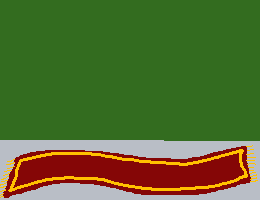
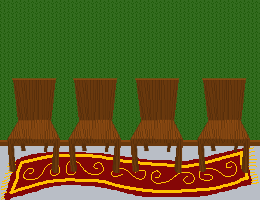
Layered file, before and after one edit (260x200). Changes by layer:
added layer "chair" above "rug" over [7, 78, 251, 173]
painted on "rug" over [0, 145, 259, 200]
painted on "Pasted Layer" over [0, 0, 260, 146]
